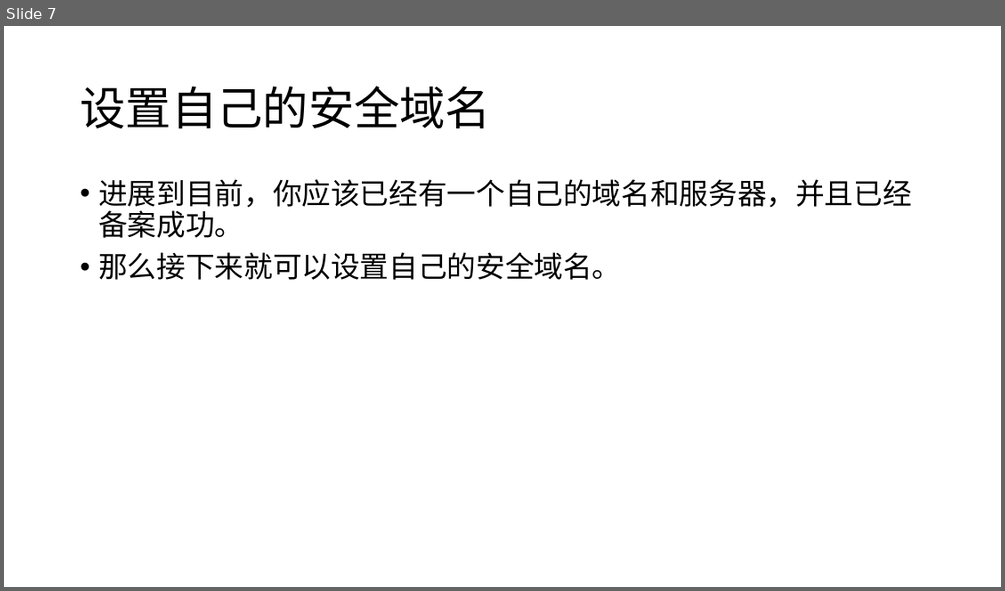
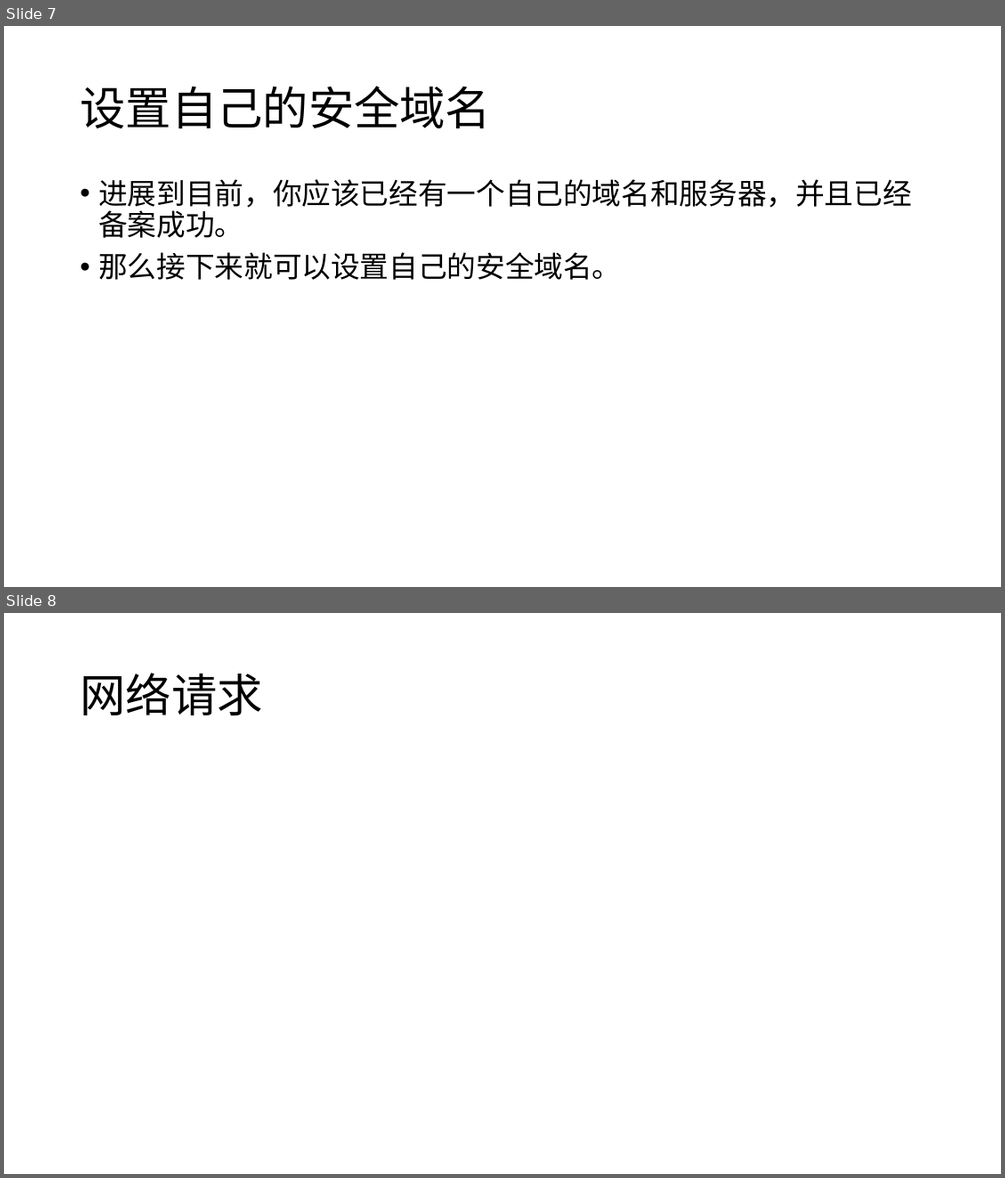
Before and after one commit to edu2act/course-wechat-and-miniprogram, a slide deck: materials/ch06/ch06-小程序安全域名.pptx. Shown one above the other, each under a label of ours: slide 7 before the commit, slides 7 and 8 after it. The pictures are 1005x591 and 1005x1178 pixels, drawn with LibreOffice and Linux fonts; fonts in the diff are those of the drawing. Boxes give left, top, right and bottom in pixels: in the first picture for what was removed or moved away, otherwise in the second. Text is boxed around its words. In the diff, an @@ line names an element or a change of style, - is before the commit and + after.

```diff
--- a/materials/ch06/ch06-小程序安全域名.pptx
+++ b/materials/ch06/ch06-小程序安全域名.pptx
@@ slide 8 added at (4, 613, 1001, 1174), background #FFFFFF @@
@@ title added at (80, 673, 262, 716), 44 pt, text #000000 @@
+网络请求
```
Also in this commit, not shown: 1 slide changed.
